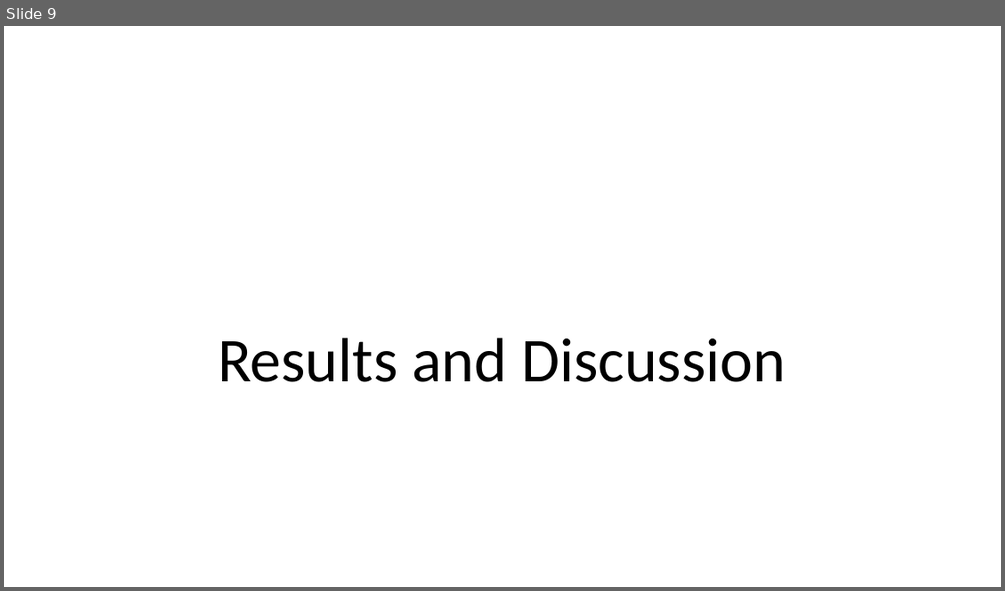
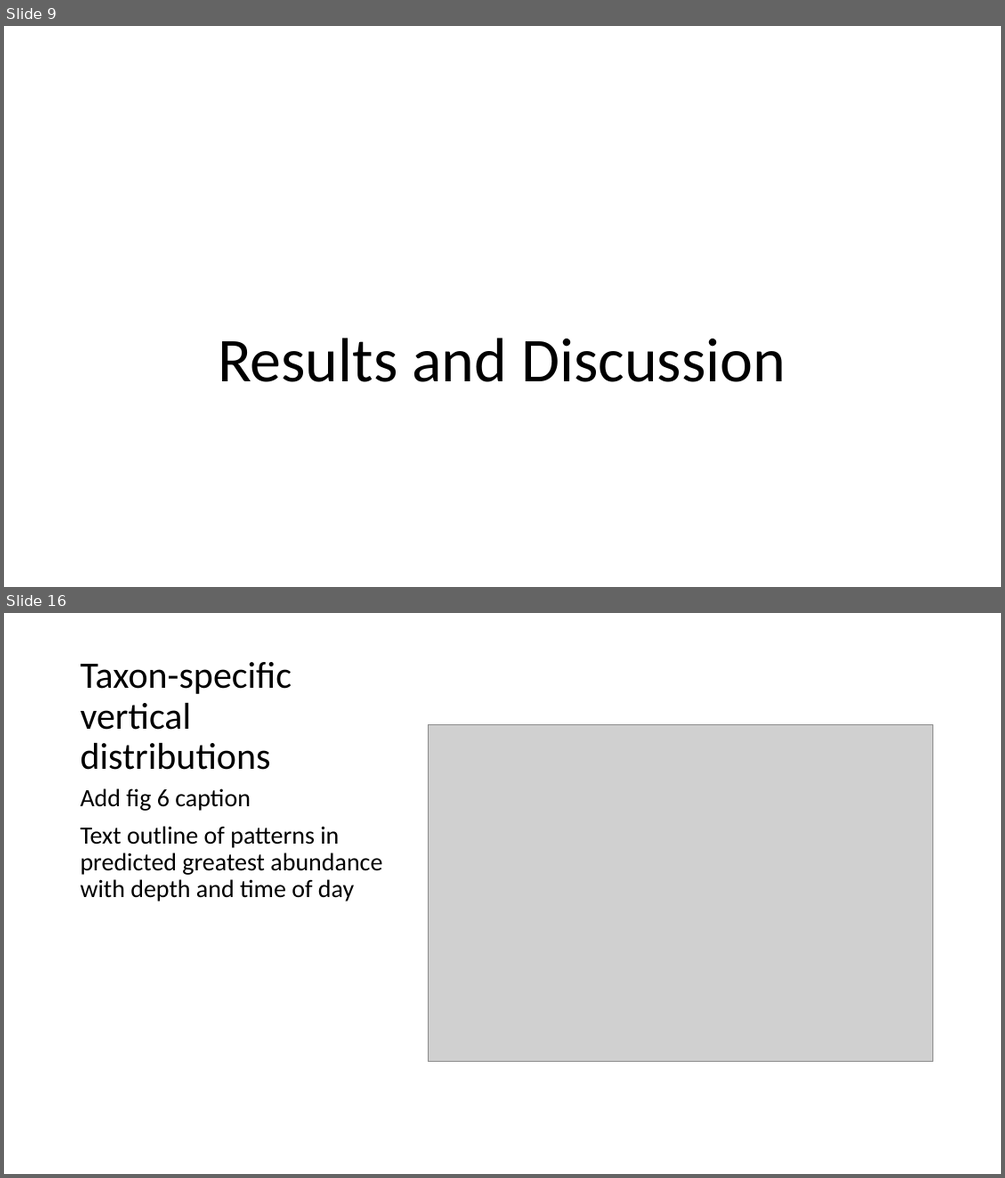
Before and after one commit to LukeABobay/larval-fish-community-analysis, a slide deck: PICES 2026 Presentation.pptx. Shown one above the other, each under a label of ours: slide 9 before the commit, slides 9 and 16 after it; the slides between them are not shown. The pictures are 1005x591 and 1005x1178 pixels, drawn with LibreOffice and Linux fonts; fonts in the diff are those of the drawing; grey boxes stand for pictures. Boxes give left, top, right and bottom in pixels: in the first picture for what was removed or moved away, otherwise in the second. Text is boxed around its words. In the diff, an @@ line names an element or a change of style, - is before the commit and + after.

Commit message:
Continue outlining slides and add figures

```diff
--- a/PICES 2026 Presentation.pptx
+++ b/PICES 2026 Presentation.pptx
@@ slide 16 added at <box>4,613,1001,1174</box>, background #FFFFFF @@
@@ title added at <box>81,662,292,770</box>, 36 pt, text #000000 @@
+Taxon-specific vertical distributions
@@ picture added at <box>428,724,933,1061</box> @@
@@ text added at <box>81,788,382,901</box>, 24 pt, text #000000 @@
+Add fig 6 caption
+Text outline of patterns in predicted greatest abundance with depth and time of day
```
Also in this commit, not shown: 10 slides changed, 5 other slides added.
